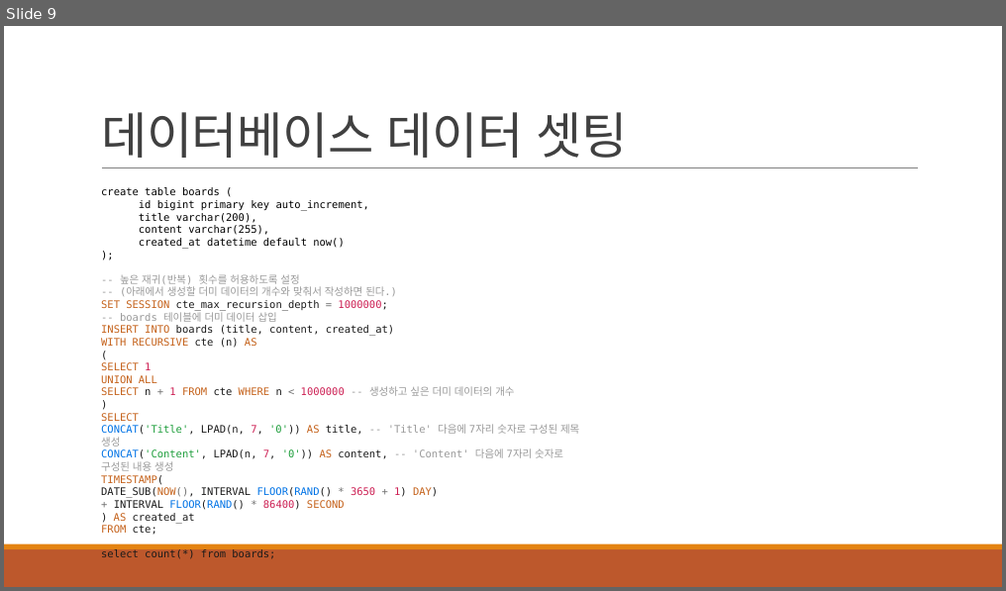
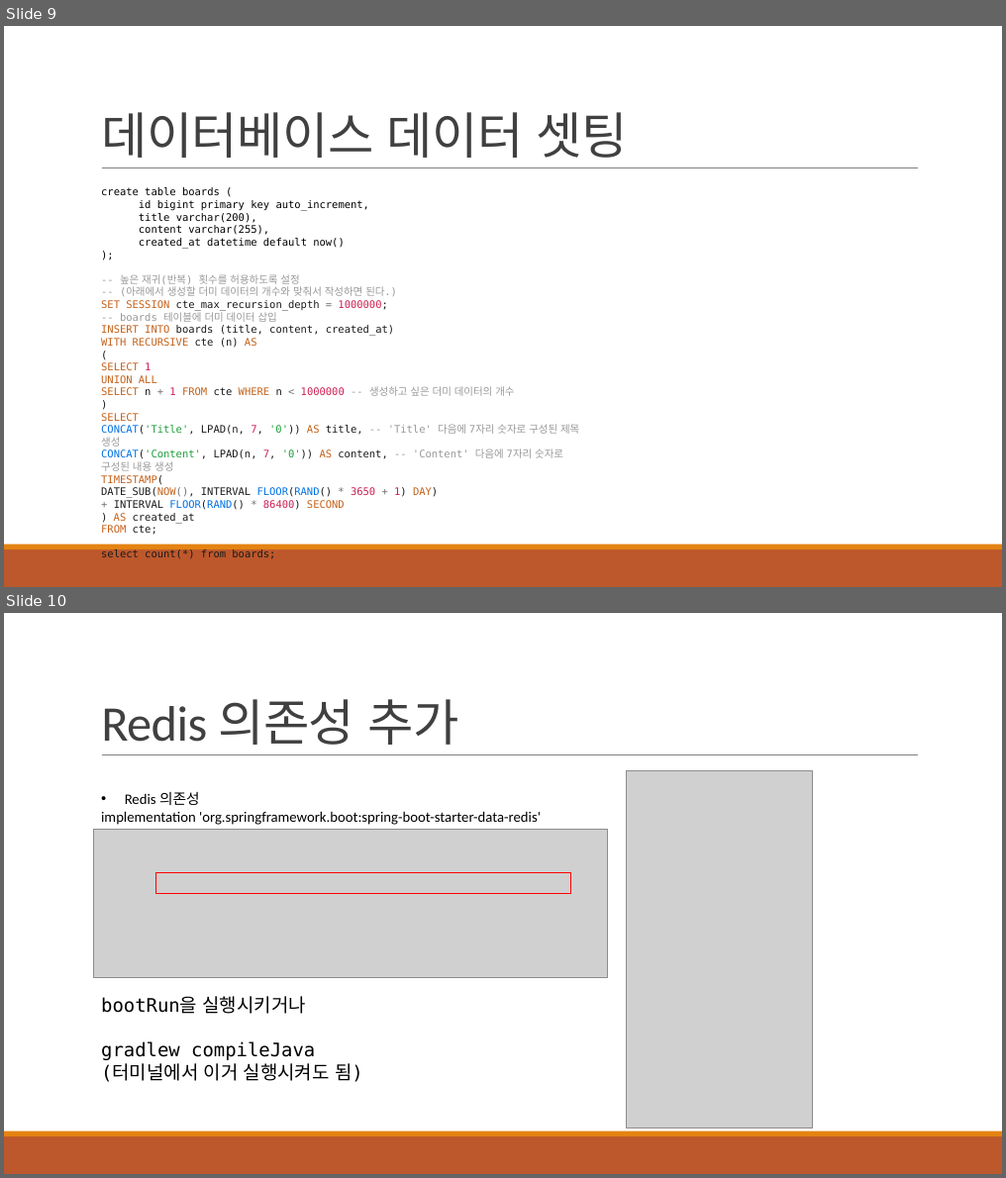
Before and after one commit to khb3025/study-redis-1, a slide deck: 3.로컬 환경 SpringBoot+Redis.pptx. Shown one above the other, each under a label of ours: slide 9 before the commit, slides 9 and 10 after it. The pictures are 1006x591 and 1006x1178 pixels, drawn with LibreOffice and Linux fonts; fonts in the diff are those of the drawing; grey boxes stand for pictures. Boxes give left, top, right and bottom in pixels: in the first picture for what was removed or moved away, otherwise in the second. Text is boxed around its words. In the diff, an @@ line names an element or a change of style, - is before the commit and + after.

Commit message:
feat : SpringBoot에 Redis Cache 적용
- 적용 미 적용 응답속도 비교

```diff
--- a/3.로컬 환경 SpringBoot+Redis.pptx
+++ b/3.로컬 환경 SpringBoot+Redis.pptx
@@ slide 10 added at <box>4,613,1002,1174</box>, background #FFFFFF; not listed: 3 template elements that a slide beside it also shows @@
@@ title added at <box>101,699,458,745</box>, 48 pt, text #404040 @@
+Redis 의존성 추가
@@ picture added at <box>626,771,813,1129</box> @@
@@ text added at <box>101,792,541,825</box>, 14 pt, text #000000 @@
+• Redis 의존성
+implementation 'org.springframework.boot:spring-boot-starter-data-redis'
@@ picture added at <box>94,830,607,978</box> @@
@@ rectangle added at <box>156,872,571,894</box>, outline #FF0000 1.25 pt @@
@@ text added at <box>101,996,363,1082</box>, 18 pt, text #000000 @@
+bootRun을 실행시키거나
+gradlew compileJava
+(터미널에서 이거 실행시켜도 됨)
```
Also in this commit, not shown: 1 slide changed, 7 other slides added, 9 other files.
